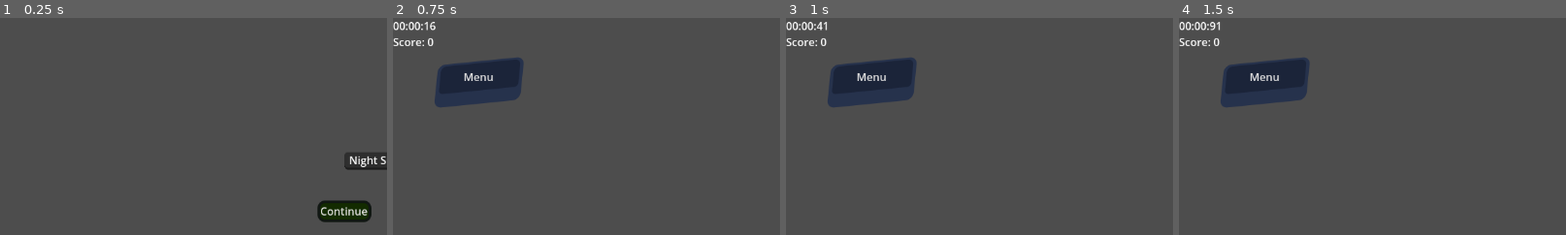
Above: before the commit, frames 1-4 (left to right).
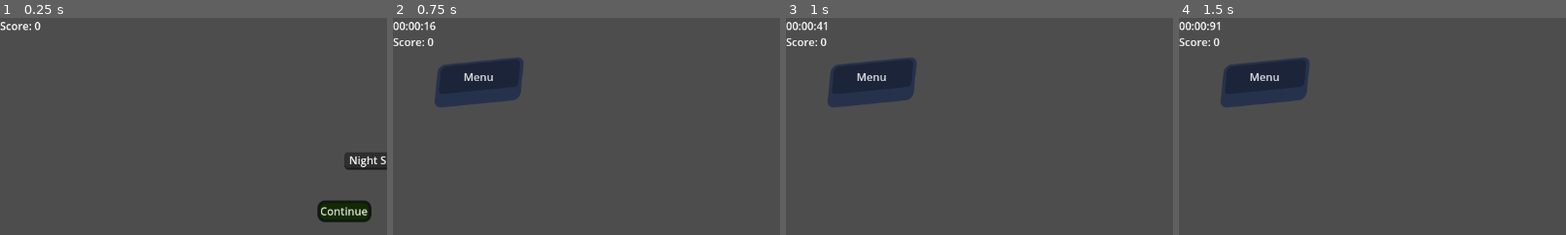
Above: after the commit, the same moments.

Repository: Jincoh/GameJam17
Game: Godot game, scene res://scenes/NightEnd.tscn
Two runs of this game, one before a commit and one after it. Both use one fixed random seed, a clock stepped at 60 frames per second and the inputs below. This scene is started directly instead of the project's main scene.
Inputs:
- Up to frame 1 (0.25 s): no input
- Up to frame 2 (0.75 s): click "Continue" at 0.5 s
- Up to frame 3 (1 s): no input
- Up to frame 4 (1.5 s): click "T" at 1.25 s
The pictures show only the part of the screen within x 0-50%, y 0-50%; the shares and areas given below are measured in that part.

The runs differ from the first frame. In frame 1, 0.2% of the frame differs, in the area x 0-11%, y 1-6%; in frame 2, nothing differs; in frame 3, nothing differs; in frame 4, nothing differs.

Commit message:
added label on night end scene

Diff:
--- a/src/scenes/NightEnd.tscn
+++ b/src/scenes/NightEnd.tscn
@@ -6,6 +6,7 @@
 [ext_resource type="StyleBox" uid="uid://dhkt115jxsedc" path="res://styles/QuitButtonPressed.tres" id="3_w518f"]
 [ext_resource type="StyleBox" uid="uid://doptsfkct8dni" path="res://styles/QuitButton.tres" id="4_t142w"]
 [ext_resource type="Theme" uid="uid://bi77fn5hxej3b" path="res://styles/themes/Theme_For_Label.tres" id="5_bbhb6"]
+[ext_resource type="Script" uid="uid://y506fji2uoee" path="res://scenes/score.gd" id="7_w518f"]
 
 [sub_resource type="LabelSettings" id="LabelSettings_4vt10"]
 
@@ -66,5 +67,10 @@
 label_settings = SubResource("LabelSettings_4vt10")
 horizontal_alignment = 1
 
+[node name="Score" type="Label" parent="."]
+offset_right = 40.0
+offset_bottom = 23.0
+script = ExtResource("7_w518f")
+
 [connection signal="pressed" from="Continue" to="." method="_on_continue_pressed"]
 [connection signal="pressed" from="Quit" to="." method="_on_quit_pressed"]
Not shown: 1 places in src/scenes/NightEnd.tscn that only renumber resources
